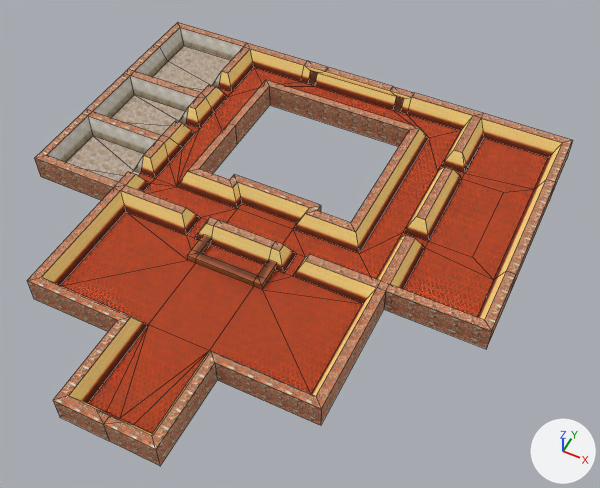
An edit to the Blender file Deserter/Assets/Mesh/Maps/HotelMaps.blend, drawn before and after from the same camera.
Camera for both pictures: a 50 mm camera at (31.6, -65.4, 67.3) aimed at (4.4, -11.0, -0.7). The axes (+X, +Y, +Z) are drawn at lower right. The lights are the same throughout. The older version comes first. Mesh edges are drawn as thin lines. The same objects are shown in both versions, whatever each file hides.

Names of what the first picture shows: 'meshHotelRoom03'.
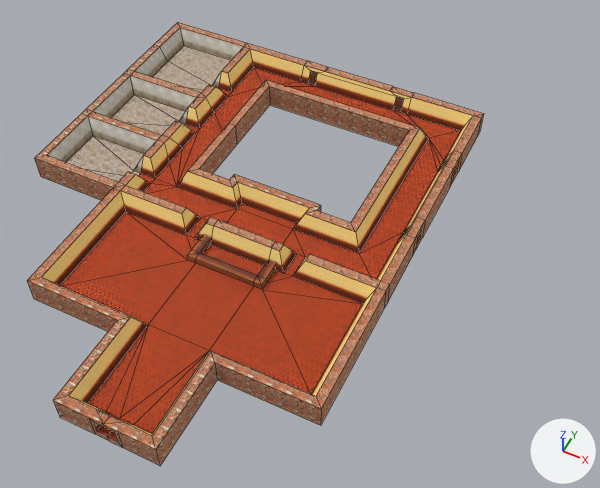
Pixel boxes [x1, y1, x2, y2] of what changed, in the pictures (600 x 488 px; the box of a moved part takes in the faces that stretch with it):
```json
{"object": "meshHotelRoom03", "change": "reshaped", "before": [27, 22, 573, 466], "after": [27, 22, 484, 466], "on screen": "16% narrower"}
{"part": 1, "of": "me_meshhallwayhotel_plane003_001", "change": "moved or reshaped", "before": [360, 114, 573, 349], "after": [360, 114, 484, 308]}
{"part": 2, "of": "me_meshhallwayhotel_plane003_001", "change": "cut back", "before": [53, 396, 160, 466], "after": [53, 396, 160, 466]}
{"part": 3, "of": "me_meshhallwayhotel_plane003_001", "change": "surface changed", "before": [306, 66, 453, 220], "after": [306, 66, 453, 220]}
```

Scene script edits in JSON lines:
```json
{"block": "me_meshhallwayhotel_plane003_001", "where": "# used by ob_meshhotelroom03; location = (0.0, 0.0, 0.0); rotation_euler = (1.571, 0.0, 0.0), in degrees (90, 0, 0)"}
{"op": "remove", "block": "me_meshhallwayhotel_plane003_001", "code": "me_meshhallwayhotel_plane003_001.from_pydata(...)  # 297 vertices, 300 faces; spans x -28.0..27.0, y -1.0..2.0, z -16.0..40.0"}
{"op": "add", "block": "me_meshhallwayhotel_plane003_001", "code": "me_meshhallwayhotel_plane003_001.from_pydata(...)  # 309 vertices, 321 faces; spans x -28.0..16.0, y -1.0..2.0, z -16.0..40.0"}
{"block": "me_meshhallwayhotel_plane003_001", "change": "me_meshhallwayhotel_plane003_001 part 1"}
{"block": "me_meshhallwayhotel_plane003_001", "change": "26 vertices are removed from x 16.0..27.0, y -1.0..2.0, z -16.0..15.0"}
{"block": "me_meshhallwayhotel_plane003_001", "change": "37 faces are deleted"}
{"block": "me_meshhallwayhotel_plane003_001", "change": "15 vertices are added at x 14.0..16.0, y -1.0..1.5, z -8.0..13.9"}
{"block": "me_meshhallwayhotel_plane003_001", "change": "5 new vertices lie (0.0, -3.0, 0.0) away from vertices in x 16.0, y 2.0, z -15.0..7.0"}
{"block": "me_meshhallwayhotel_plane003_001", "change": "8 new vertices lie (0.8, 1.6, 0.0) away from vertices in x 14.0..14.1, y 0.0, z -7.0..6.0"}
{"block": "me_meshhallwayhotel_plane003_001", "change": "18 new faces join them, mat_wallmat00 (picture img_walltex00_png)"}
{"block": "me_meshhallwayhotel_plane003_001", "change": "8 new faces join them, mat_carpetmat (picture img_carpettex00_png)"}
{"block": "me_meshhallwayhotel_plane003_001", "change": "18 new faces join them, mat_brickmat00 (picture img_bricktex00_png)"}
{"block": "me_meshhallwayhotel_plane003_001", "change": "2 new faces join them, mat_doormat00 (picture img_doortex01_png)"}
{"block": "me_meshhallwayhotel_plane003_001", "change": "me_meshhallwayhotel_plane003_001 part 2"}
{"block": "me_meshhallwayhotel_plane003_001", "change": "4 faces are deleted"}
{"block": "me_meshhallwayhotel_plane003_001", "change": "10 vertices are added at x -2.0..1.0, y -1.0..2.0, z 40.0"}
{"block": "me_meshhallwayhotel_plane003_001", "change": "10 new faces join them, mat_brickmat00 (picture img_bricktex00_png)"}
{"block": "me_meshhallwayhotel_plane003_001", "change": "4 new faces join them, mat_wallmat00 (picture img_walltex00_png)"}
{"block": "me_meshhallwayhotel_plane003_001", "change": "2 new faces join them, mat_carpetmat (picture img_carpettex00_png)"}
{"block": "me_meshhallwayhotel_plane003_001", "change": "me_meshhallwayhotel_plane003_001 part 3: 4 kept faces spanning x -8.0..16.0, y 1.6..2.0, z -15.0..4.0 get new texture (UV) coordinates"}
```
